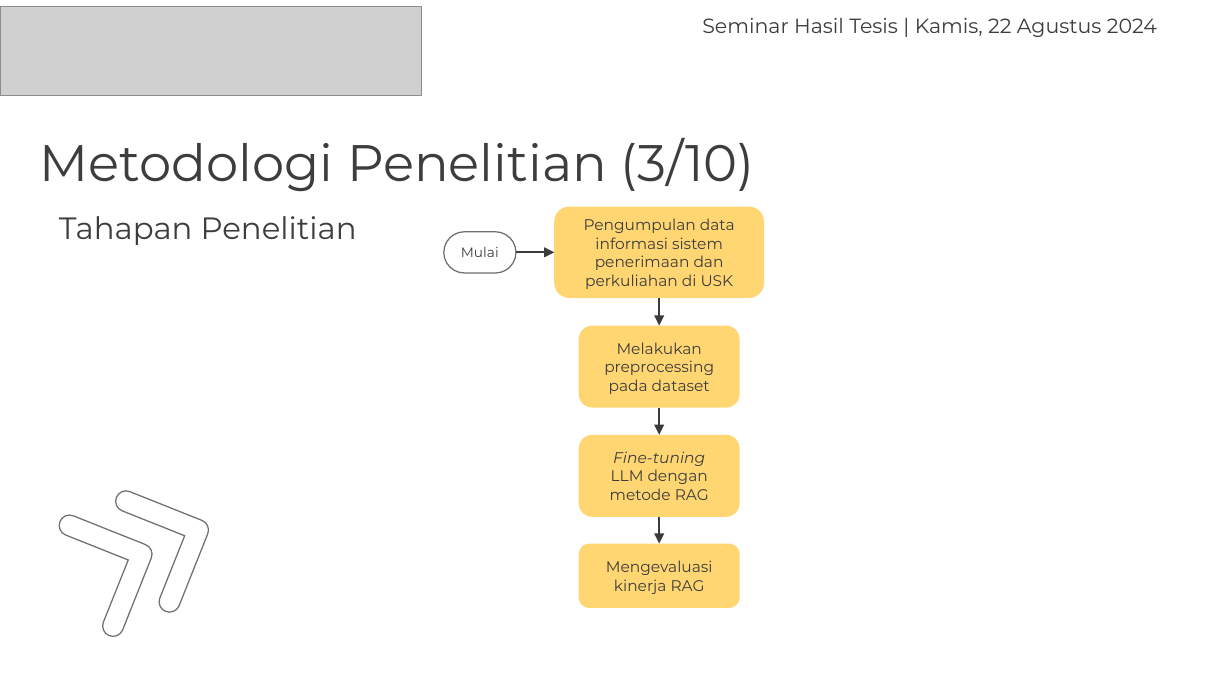
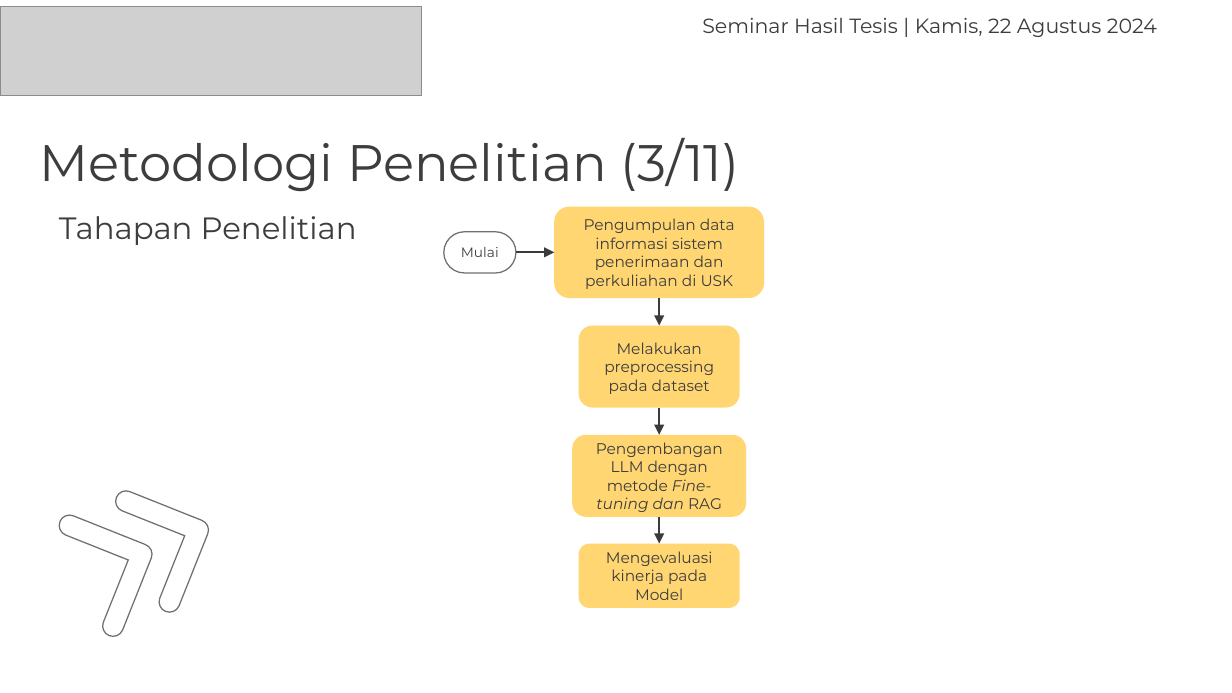
Before and after one commit to haryra/Tesis-s2-ai, a slide deck: slide 21 of Presentasi Hasil Tesis Hary Rachmat 2108207010009.pptx. Drawn at 1232x693 pixels with LibreOffice and Linux fonts; fonts in the diff are those of the drawing; grey boxes stand for pictures. Boxes give left, top, right and bottom in pixels: in the first picture for what was removed or moved away, otherwise in the second. Text is boxed around its words. In the diff, an @@ line names an element or a change of style, - is before the commit and + after.

Commit message:
Commit 9 PPT Seminar Hasil Terbaru
Perbaikan kata pada alur diagram

```diff
--- a/Presentasi Hasil Tesis Hary Rachmat 2108207010009.pptx
+++ b/Presentasi Hasil Tesis Hary Rachmat 2108207010009.pptx
@@ title at (x1=40, y1=138, x2=739, y2=192): text changed @@
-Metodologi Penelitian (3/10)
+Metodologi Penelitian (3/11)
@@ rounded rectangle "Pengembangan LLM dengan metode Fine-tuning ..." resized from (x1=579, y1=435, x2=740, y2=517) to (x1=572, y1=435, x2=745, y2=517) @@
@@ text in rounded rectangle at (x1=596, y1=442, x2=723, y2=512): text changed @@
-Fine-tuning LLM dengan metode RAG
+Pengembangan LLM dengan metode Fine-tuning dan RAG
@@ text in rounded rectangle at (x1=606, y1=551, x2=713, y2=600): text changed @@
-Mengevaluasi kinerja RAG
+Mengevaluasi kinerja pada Model
```
Also in this commit, not shown: 9 other slides changed, 1 slide added.
